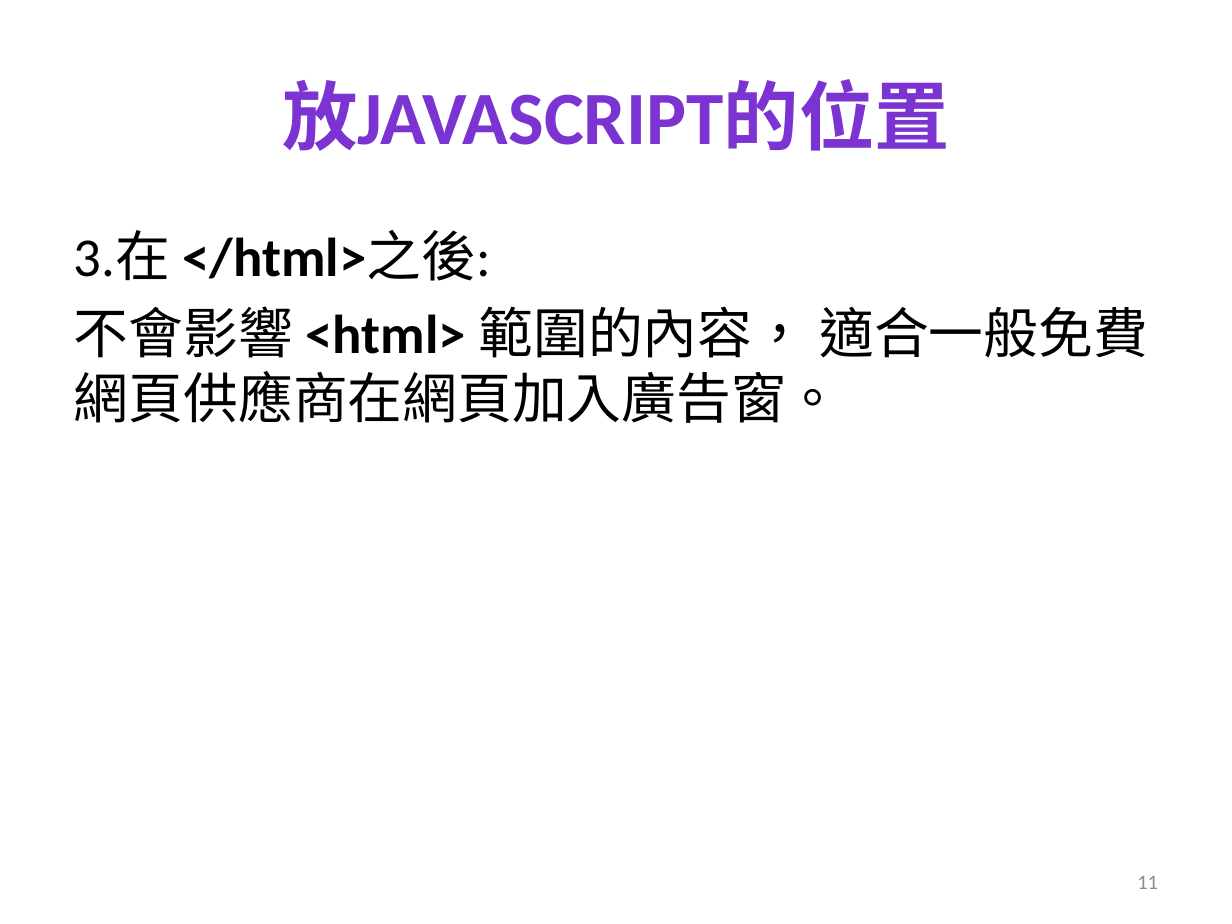
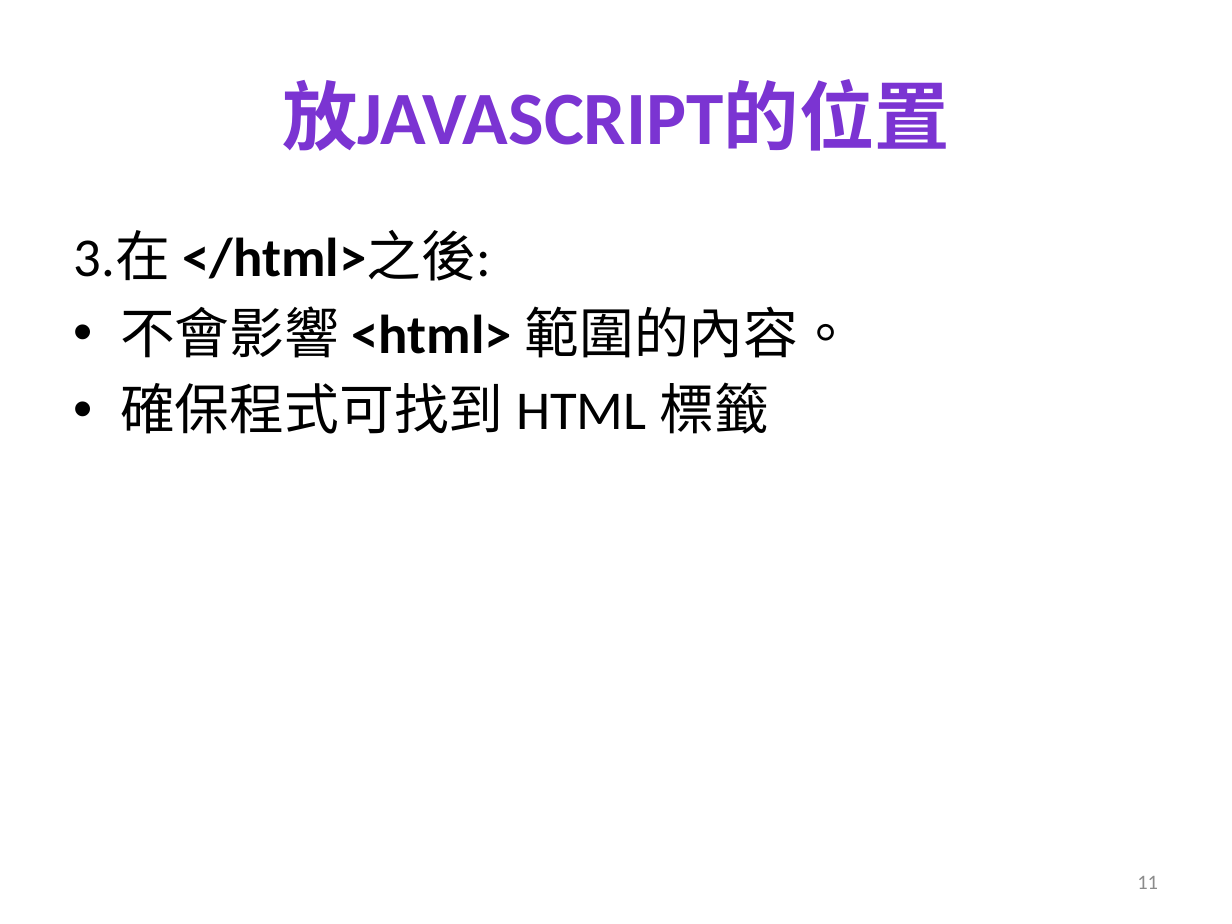
Before and after one commit to mos2718/W1, a slide deck: slide 11 of JS_Introduction/whereToWriteJS.pptx. Drawn at 1232x924 pixels with LibreOffice and Linux fonts; fonts in the diff are those of the drawing; background and template pictures are left out. Boxes give left, top, right and bottom in pixels: in the first picture for what was removed or moved away, otherwise in the second. Text is boxed around its words. In the diff, an @@ line names an element or a change of style, - is before the commit and + after.

Commit message:
JS

```diff
--- a/JS_Introduction/whereToWriteJS.pptx
+++ b/JS_Introduction/whereToWriteJS.pptx
@@ text at box(120, 306, 854, 434): text changed @@
-不會影響 <html> 範圍的內容， 適合一般免費網頁供應商在網頁加入廣告窗。
+• 不會影響 <html> 範圍的內容。
+• 確保程式可找到 HTML 標籤
```
Also in this commit, not shown: 3 other slides changed, 1 slide added.
